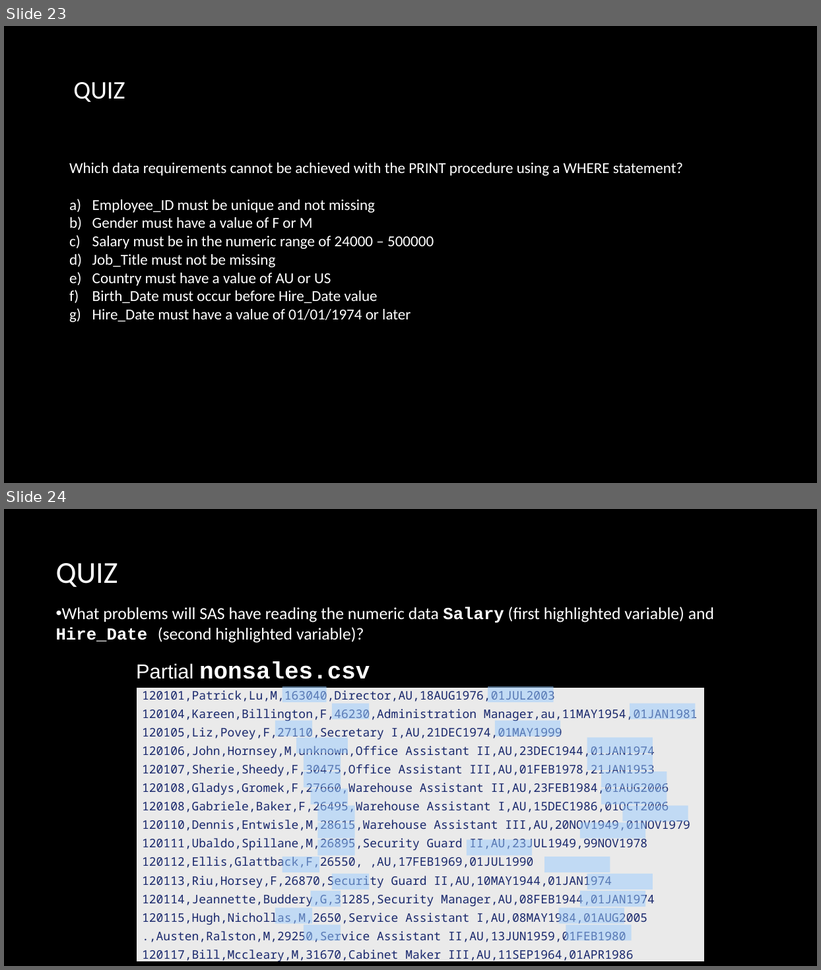
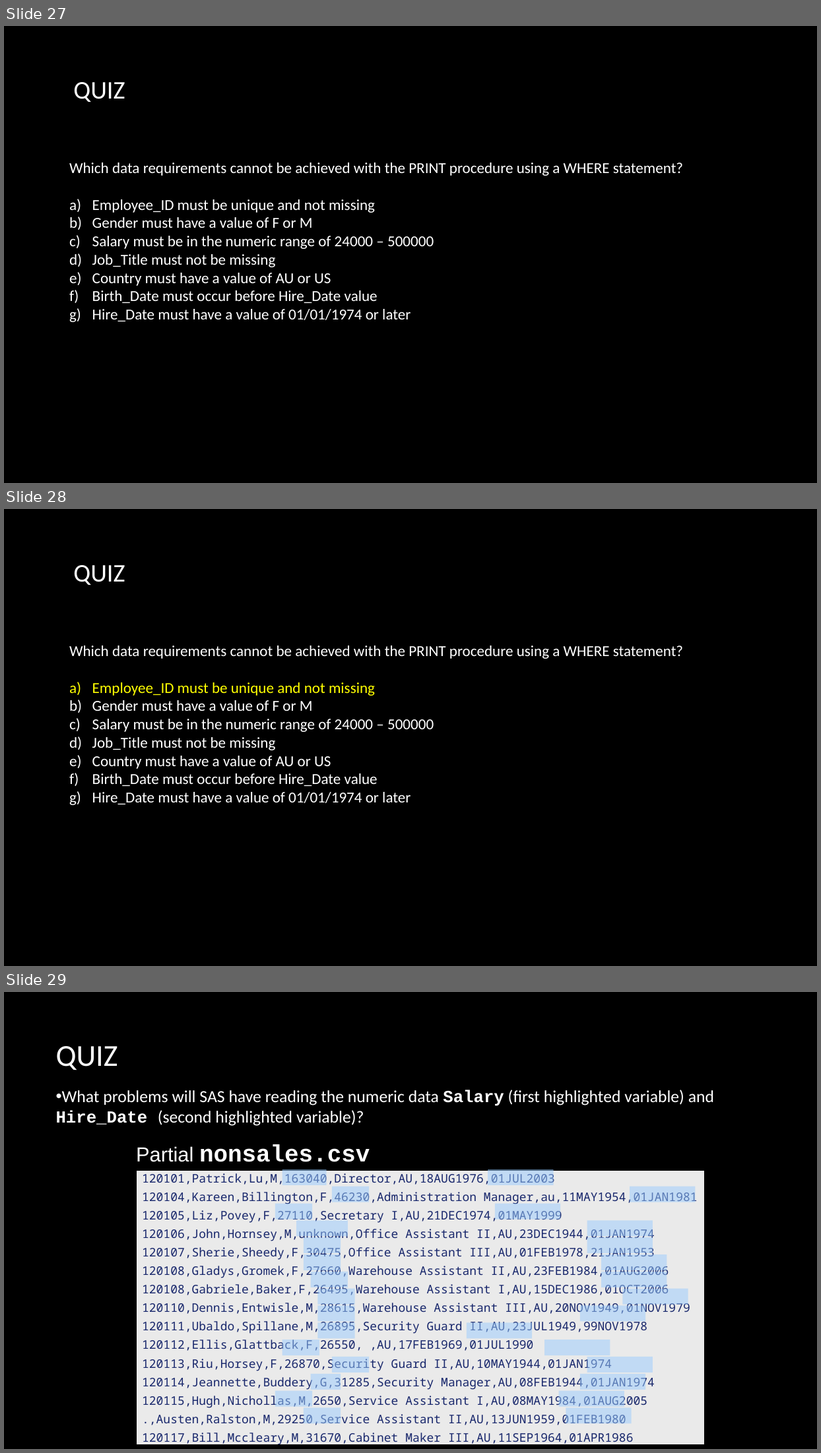
Before and after one commit to kgfitzgerald/stat-7500, a slide deck: files/slides/SAS2.pptx. Shown one above the other, each under a label of ours: slides 23 and 24 before the commit, slides 27, 28 and 29 after it. The pictures are 821x970 and 821x1453 pixels, drawn with LibreOffice and Linux fonts; fonts in the diff are those of the drawing; background and template pictures are left out. Boxes give left, top, right and bottom in pixels: in the first picture for what was removed or moved away, otherwise in the second. Text is boxed around its words. In the diff, an @@ line names an element or a change of style, - is before the commit and + after.

```diff
--- a/files/slides/SAS2.pptx
+++ b/files/slides/SAS2.pptx
@@ slide 28 added at [4,509,817,966], background picture (left out) @@
@@ text added at [73,565,125,585], 30 pt, text #FFFFFF @@
+QUIZ
@@ text added at [69,646,683,805], 18 pt, text #FFFFFF @@
+Which data requirements cannot be achieved with the PRINT procedure using a WHERE statement?
+a) Employee_ID must be unique and not missing
+b) Gender must have a value of F or M
+c) Salary must be in the numeric range of 24000 – 500000
+d) Job_Title must not be missing
+e) Country must have a value of AU or US
+f) Birth_Date must occur before Hire_Date value
+g) Hire_Date must have a value of 01/01/1974 or later
@@ page number added at [689,900,725,925], 10 pt, text #000000 @@
+28
@@ what was slide 23 is now slide 27 @@
@@ what was slide 24 is now slide 29 @@
```
Also in this commit, not shown: 9 other slides added, 5 other files.
